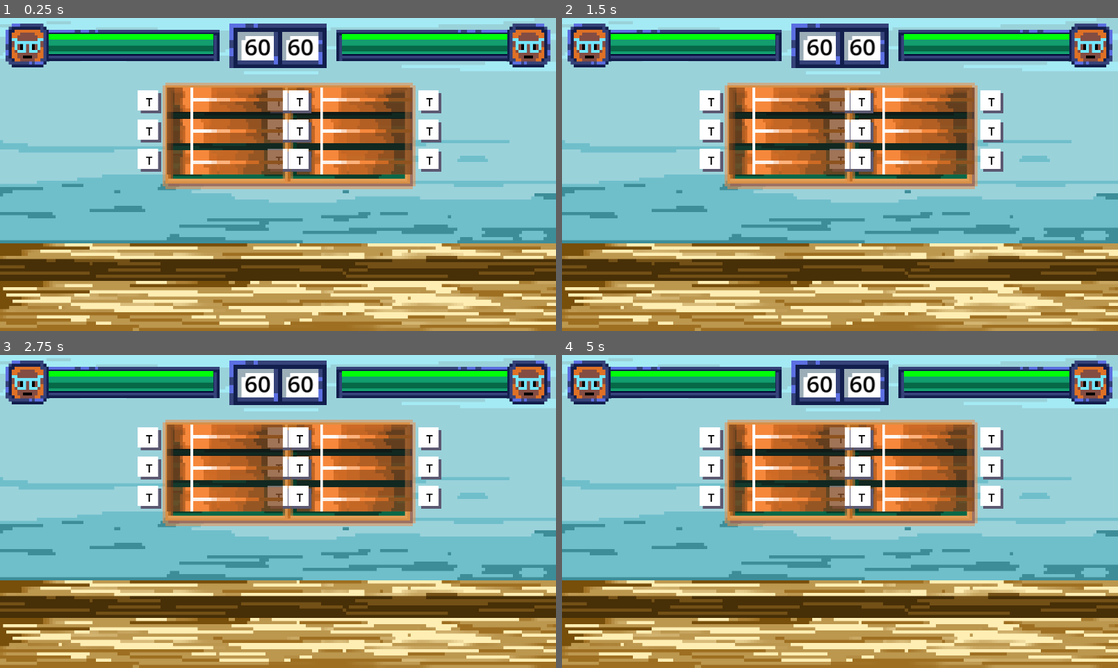
Above: before the commit, frames 1-4 (two rows, left to right).
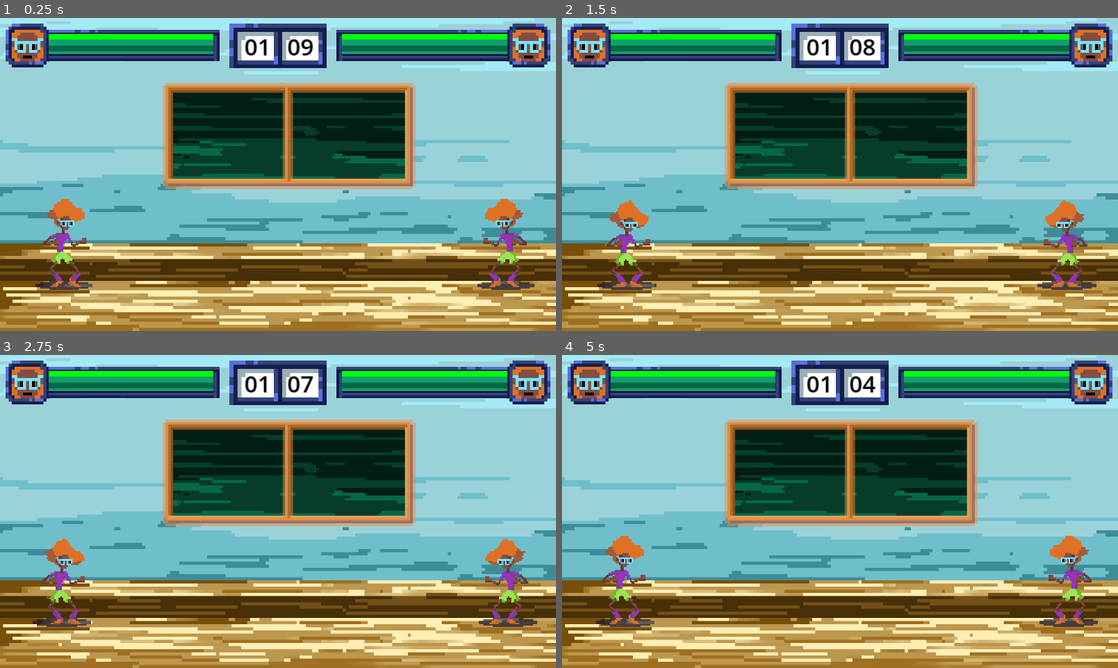
Above: after the commit, the same moments.

Repository: Boris14/NexusGameJam
Game: Godot game, scene res://Scenes/main.tscn
Two runs of this game, one before a commit and one after it. Both use one fixed random seed, a clock stepped at 60 frames per second and the inputs below.
Inputs:
- Up to frame 1 (0.25 s): no input
- Up to frame 2 (1.5 s): no input
- Up to frame 3 (2.75 s): no input
- Up to frame 4 (5 s): no input

The runs differ from the first frame. In frame 1, 14% of the frame differs, in the area x 6-97%, y 6-87%; in frame 2, 15%; in frame 3, 15%; in frame 4, 15%.
Error before the commit: Parse Error: Could not preload resource file "res://Scenes/player.tscn". (res://Source/main.gd:10)

Commit message:
fixed corrupt file

Diff:
--- a/Scenes/main.tscn
+++ b/Scenes/main.tscn
@@ -2,7 +2,7 @@
 
 [ext_resource type="Script" path="res://Source/main.gd" id="1_l1i7m"]
 [ext_resource type="Texture2D" uid="uid://baelqavxgc8l8" path="res://Assets/map-Sheet.svg" id="2_lc5d5"]
-[ext_resource type="PackedScene" uid="uid://be6aucgi5intg" path="res://Scenes/Blackboard.tscn" id="2_yyua3"]
+[ext_resource type="PackedScene" uid="uid://be6aucgi5intg" path="res://Scenes/blackboard.tscn" id="2_yyua3"]
 [ext_resource type="PackedScene" uid="uid://dflldkbtccrde" path="res://Scenes/floor.tscn" id="4_0o56b"]
 [ext_resource type="PackedScene" uid="uid://ymi2tu1ay0ys" path="res://Scenes/UI/TaskSolver.tscn" id="6_dxuy2"]
 [ext_resource type="PackedScene" uid="uid://dfefb7wjmqox3" path="res://Scenes/UI/HUD.tscn" id="6_joee4"]
--- a/Scenes/player.tscn
+++ b/Scenes/player.tscn
@@ -80,6 +80,40 @@
 "values": [44]
 }
 
+[sub_resource type="Animation" id="Animation_66fs2"]
+resource_name = "fall"
+length = 0.4
+step = 0.2
+tracks/0/type = "value"
+tracks/0/imported = false
+tracks/0/enabled = true
+tracks/0/path = NodePath("Sprite2D:frame")
+tracks/0/interp = 1
+tracks/0/loop_wrap = true
+tracks/0/keys = {
+"times": PackedFloat32Array(0, 0.2),
+"transitions": PackedFloat32Array(1, 1),
+"update": 1,
+"values": [3, 4]
+}
+
+[sub_resource type="Animation" id="Animation_4jmo2"]
+resource_name = "fallLoop"
+length = 0.1
+loop_mode = 1
+tracks/0/type = "value"
+tracks/0/imported = false
+tracks/0/enabled = true
+tracks/0/path = NodePath("Sprite2D:frame")
+tracks/0/interp = 1
+tracks/0/loop_wrap = true
+tracks/0/keys = {
+"times": PackedFloat32Array(0),
+"transitions": PackedFloat32Array(1),
+"update": 1,
+"values": [4]
+}
+
 [sub_resource type="Animation" id="Animation_qfugc"]
 resource_name = "idle"
 length = 1.00002
@@ -92,28 +126,60 @@
 tracks/0/interp = 1
 tracks/0/loop_wrap = true
 tracks/0/keys = {
-"times": PackedFloat32Array(0, 0.3),
-"transitions": PackedFloat32Array(1, 1),
-"update": 1,
-"values": [42, 43]
-}
-
-[sub_resource type="Animation" id="Animation_qfugc"]
-resource_name = "idle"
-length = 1.00002
-loop_mode = 1
-step = 0.166667
-tracks/0/type = "value"
-tracks/0/imported = false
-tracks/0/enabled = true
-tracks/0/path = NodePath("Sprite2D:frame")
-tracks/0/interp = 1
-tracks/0/loop_wrap = true
-tracks/0/keys = {
 "times": PackedFloat32Array(0, 0.166667, 0.333333, 0.5, 0.666667, 0.833333),
 "transitions": PackedFloat32Array(1, 1, 1, 1, 1, 1),
 "update": 1,
 "values": [5, 6, 7, 8, 9, 10]
+}
+
+[sub_resource type="Animation" id="Animation_81tfk"]
+resource_name = "jump"
+length = 0.2
+step = 0.2
+tracks/0/type = "value"
+tracks/0/imported = false
+tracks/0/enabled = true
+tracks/0/path = NodePath("Sprite2D:frame")
+tracks/0/interp = 1
+tracks/0/loop_wrap = true
+tracks/0/keys = {
+"times": PackedFloat32Array(0),
+"transitions": PackedFloat32Array(1),
+"update": 1,
+"values": [2]
+}
+
+[sub_resource type="Animation" id="Animation_5aelf"]
+resource_name = "jumpLoop"
+length = 0.1
+loop_mode = 1
+tracks/0/type = "value"
+tracks/0/imported = false
+tracks/0/enabled = true
+tracks/0/path = NodePath("Sprite2D:frame")
+tracks/0/interp = 1
+tracks/0/loop_wrap = true
+tracks/0/keys = {
+"times": PackedFloat32Array(0),
+"transitions": PackedFloat32Array(1),
+"update": 1,
+"values": [2]
+}
+
+[sub_resource type="Animation" id="Animation_27138"]
+resource_name = "jumping"
+step = 0.166667
+tracks/0/type = "value"
+tracks/0/imported = false
+tracks/0/enabled = true
+tracks/0/path = NodePath("Sprite2D:frame")
+tracks/0/interp = 1
+tracks/0/loop_wrap = true
+tracks/0/keys = {
+"times": PackedFloat32Array(0, 0.166667, 0.333333, 0.5, 0.666667, 0.833333),
+"transitions": PackedFloat32Array(1, 1, 1, 1, 1, 1),
+"update": 1,
+"values": [0, 1, 2, 3, 4, 5]
 }
 
 [sub_resource type="Animation" id="Animation_3qkyp"]
@@ -163,7 +229,7 @@
 "times": PackedFloat32Array(0, 0.166667, 0.333333, 0.5, 0.666667, 0.833333),
 "transitions": PackedFloat32Array(1, 1, 1, 1, 1, 1),
 "update": 1,
-"values": [0, 1, 2, 3, 4, 5]
+"values": [11, 12, 13, 14, 15, 16]
 }
 
 [sub_resource type="Animation" id="Animation_p3kyn"]
@@ -198,76 +264,6 @@
 "transitions": PackedFloat32Array(1, 1, 1, 1, 1, 1, 1, 1, 1),
 "update": 1,
 "values": [17, 18, 19, 20, 17, 21, 22, 23, 24]
-}
-
-[sub_resource type="Animation" id="Animation_5aelf"]
-resource_name = "jumpLoop"
-length = 0.1
-loop_mode = 1
-
-tracks/0/type = "value"
-tracks/0/imported = false
-tracks/0/enabled = true
-tracks/0/path = NodePath("Sprite2D:frame")
-tracks/0/interp = 1
-tracks/0/loop_wrap = true
-tracks/0/keys = {
-
-"times": PackedFloat32Array(0),
-"transitions": PackedFloat32Array(1),
-"update": 1,
-"values": [2]
-}
-
-[sub_resource type="Animation" id="Animation_4jmo2"]
-resource_name = "fallLoop"
-length = 0.1
-loop_mode = 1
-tracks/0/type = "value"
-tracks/0/imported = false
-tracks/0/enabled = true
-tracks/0/path = NodePath("Sprite2D:frame")
-tracks/0/interp = 1
-tracks/0/loop_wrap = true
-tracks/0/keys = {
-"times": PackedFloat32Array(0),
-"transitions": PackedFloat32Array(1),
-"update": 1,
-"values": [4]
-}
-
-[sub_resource type="Animation" id="Animation_81tfk"]
-resource_name = "jump"
-length = 0.2
-step = 0.2
-tracks/0/type = "value"
-tracks/0/imported = false
-tracks/0/enabled = true
-tracks/0/path = NodePath("Sprite2D:frame")
-tracks/0/interp = 1
-tracks/0/loop_wrap = true
-tracks/0/keys = {
-"times": PackedFloat32Array(0),
-"transitions": PackedFloat32Array(1),
-"update": 1,
-"values": [2]
-}
-
-[sub_resource type="Animation" id="Animation_66fs2"]
-resource_name = "fall"
-length = 0.4
-step = 0.2
-tracks/0/type = "value"
-tracks/0/imported = false
-tracks/0/enabled = true
-tracks/0/path = NodePath("Sprite2D:frame")
-tracks/0/interp = 1
-tracks/0/loop_wrap = true
-tracks/0/keys = {
-"times": PackedFloat32Array(0, 0.2),
-"transitions": PackedFloat32Array(1, 1),
-"update": 1,
-"values": [3, 4]
 }
 
 [sub_resource type="AnimationLibrary" id="AnimationLibrary_fxyfk"]
